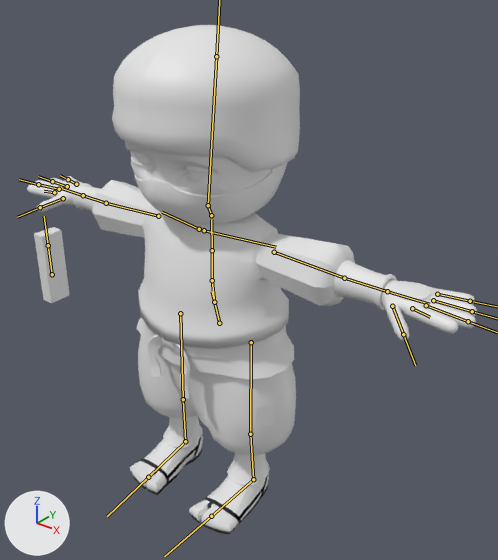
What one commit did to the FBX model Assets/Model/Hero/HeroModel.fbx.
Before and after are seen from a 50 mm camera at (5.26, -5.83, 6.87) aimed at (0.64, -0.06, 3.29). The axes (+X, +Y, +Z) are drawn at lower left. The lights are the same throughout. The bones that bend it are drawn over the model as lines.

The first picture shows 'Cube.001', 'Mini_Ninja'.
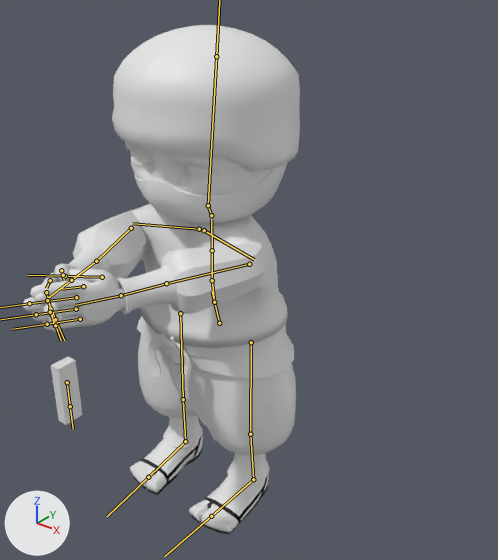
The newer file adds an action. The first version stands in its rest pose; the second is drawn at frame 1 of the action 'metarig|SwordHit'.

Pixel boxes [x1, y1, x2, y2] of what changed, in the pictures (498 x 560 px):
'Mini_Ninja', posed (38% narrower): before [27, 25, 477, 534]; after [22, 25, 300, 534]
'Cube.001', posed (14% narrower, 10% shorter): before [34, 227, 70, 303]; after [51, 357, 82, 425]
bone 'shoulder.L', root to tip: before (204, 230) to (276, 247); after (204, 230) to (254, 259)
bone 'upper_arm.L', root to tip: before (274, 252) to (344, 278); after (249, 264) to (166, 283)
bone 'hand.L', root to tip: before (387, 291) to (429, 304); after (121, 295) to (76, 305)
bone 'palm.01.L', root to tip: before (412, 308) to (430, 317); after (83, 286) to (62, 289)
bone 'thumb.01.L', root to tip: before (392, 306) to (403, 334); after (102, 277) to (65, 276)
bone 'palm.03.L', root to tip: before (433, 300) to (472, 311); after (76, 309) to (36, 314)
bone 'palm.04.L', root to tip: before (437, 294) to (470, 301); after (80, 319) to (47, 324)
bone 'shoulder.R', root to tip: before (199, 229) to (162, 212); after (199, 229) to (132, 223)
bone 'upper_arm.R', root to tip: before (158, 216) to (106, 203); after (131, 228) to (96, 261)
bone 'hand.R', root to tip: before (83, 195) to (62, 188); after (71, 280) to (47, 298)
bone 'palm.01.R', root to tip: before (54, 192) to (44, 191); after (50, 280) to (46, 288)
bone 'thumb.01.R', root to tip: before (63, 198) to (40, 207); after (61, 270) to (63, 275)
bone 'palm.02.R', root to tip: before (59, 189) to (38, 184); after (46, 292) to (50, 308)
bone 'palm.03.R', root to tip: before (67, 186) to (52, 181); after (47, 300) to (55, 319)
bone 'palm.04.R', root to tip: before (76, 184) to (68, 179); after (50, 312) to (55, 325)
bone 'Bone', root to tip: before (52, 274) to (48, 245); after (67, 382) to (70, 406)

The edits, one by one:
Bone 'shoulder.L' (bone_shoulder_l) turns from (0, 0, 0) to (-1, 2, -27) degrees about its own x, y and z.
Bone 'upper_arm.L' (bone_upper_arm_l) turns from (0, 0, 0) to (79, -14, 19) degrees about its own x, y and z.
Bone 'hand.L' (bone_hand_l) turns from (0, 0, 0) to (0, -95, 0) degrees about its own x, y and z.
Bone 'palm.01.L' (bone_palm_01_l) turns from (0, 0, 0) to (-1, -3, -6) degrees about its own x, y and z.
Bone 'thumb.01.L' (bone_thumb_01_l) turns from (0, 0, 0) to (33, 0, -1) degrees about its own x, y and z.
Bone 'palm.03.L' (bone_palm_03_l) moves from (0.0, 0.0, 0.0) to (-0.021, -0.001, 0.002).
Bone 'palm.03.L' (bone_palm_03_l) turns from (0, 0, 0) to (1, 4, 8) degrees about its own x, y and z.
Bone 'palm.04.L' (bone_palm_04_l) moves from (0.0, 0.0, 0.0) to (-0.029, -0.007, 0.002).
Bone 'palm.04.L' (bone_palm_04_l) turns from (0, 0, 0) to (1, 9, 19) degrees about its own x, y and z.
Bone 'shoulder.R' (bone_shoulder_r) turns from (0, 0, 0) to (-1, -2, 33) degrees about its own x, y and z.
Bone 'upper_arm.R' (bone_upper_arm_r) turns from (0, 0, 0) to (74, 12, -18) degrees about its own x, y and z.
Bone 'hand.R' (bone_hand_r) turns from (0, 0, 0) to (0, 90, 0) degrees about its own x, y and z.
Bone 'palm.01.R' (bone_palm_01_r) moves from (0.0, 0.0, 0.0) to (-0.016, -0.003, -0.001).
Bone 'palm.01.R' (bone_palm_01_r) turns from (0, 0, 0) to (19, 7, 10) degrees about its own x, y and z.
Bone 'thumb.01.R' (bone_thumb_01_r) moves from (0.0, 0.0, 0.0) to (0.013, 0.027, 0.021).
Bone 'thumb.01.R' (bone_thumb_01_r) turns from (0, 0, 0) to (18, 17, 17) degrees about its own x, y and z.
Bone 'palm.02.R' (bone_palm_02_r) turns from (0, 0, 0) to (35, 2, 3) degrees about its own x, y and z.
Bone 'palm.03.R' (bone_palm_03_r) moves from (0.0, 0.0, 0.0) to (0.028, -0.002, 0.0).
Bone 'palm.03.R' (bone_palm_03_r) turns from (0, 0, 0) to (41, -2, 0) degrees about its own x, y and z.
Bone 'palm.04.R' (bone_palm_04_r) moves from (0.0, 0.0, 0.0) to (0.029, -0.008, 0.0).
Bone 'palm.04.R' (bone_palm_04_r) turns from (0, 0, 0) to (41, -25, -37) degrees about its own x, y and z.
Bone 'Bone' (bone_bone) moves from (0.0, 0.0, 0.0) to (0.0, -0.53, 0.0).
Bone 'Bone' (bone_bone) turns from (0, 0, 0) to (-180, 0, 0) degrees about its own x, y and z.
